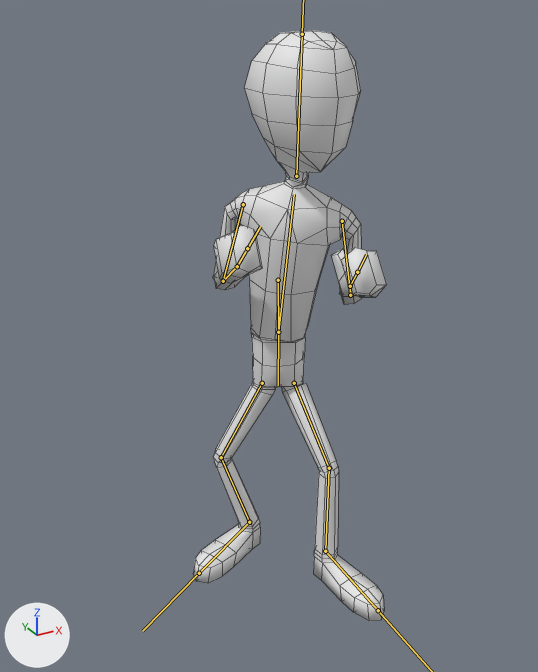
What one commit did to the FBX model UnityProject/Assets/Raw/Graphics/Models/FBX/Actor.fbx.
The view is the same before and after, from a camera (50 mm lens) standing at (-0.00921, -0.01621, 0.01535) and looking at (-0.00086, -0.00103, 0.00776). The axes (+X, +Y, +Z) are drawn at lower left. The lights are the same throughout. Both versions are drawn at frame 1 of the action 'Armature|Idle'; the numbers are the values there. The bones that bend it are drawn over the model as lines. Mesh edges are drawn as thin lines.

Names of what the first picture shows: 'Actor'.
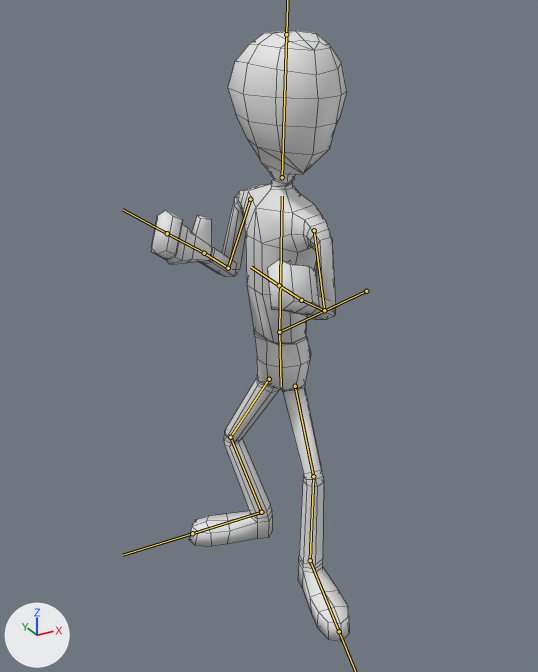
What differs and where, as boxes (x1, y1, x2, y2) in the pictures (538 x 672 px):
'Actor', posed
    before: (193, 30, 387, 621)
    after: (151, 31, 349, 642)
bone 'Root', root to tip
    before: (278, 280) to (278, 332)
    after: (366, 291) to (279, 332)
bone 'Head', root to tip
    before: (296, 176) to (302, 34)
    after: (282, 177) to (286, 34)
bone 'LowerArm.L', root to tip
    before: (350, 295) to (350, 286)
    after: (324, 310) to (301, 300)
bone 'UpperLeg.L', root to tip
    before: (294, 383) to (329, 468)
    after: (295, 386) to (313, 476)

The edits, one by one:
Bone 'Root' (bone_root) moves from (0.21, 0.055, 0.052) to (0.402, 0.278, 0.052).
Bone 'Root' (bone_root) turns from (0, 0, 29) to (0, 0, 69) degrees about its own x, y and z.
Bone 'Head' (bone_head) turns from (-9, 39, -1) to (-31, 74, -24) degrees about its own x, y and z.
Bone 'LowerArm.L' (bone_lowerarm_l) turns from (-19, 24, 117) to (-41, 29, 106) degrees about its own x, y and z.
Bone 'UpperLeg.L' (bone_upperleg_l) moves from (0.0, 0.0, 0.0) to (0.015, 0.0, 0.008).
Bone 'UpperLeg.L' (bone_upperleg_l) turns from (-22, -15, 36) to (-36, -31, 41) degrees about its own x, y and z.
